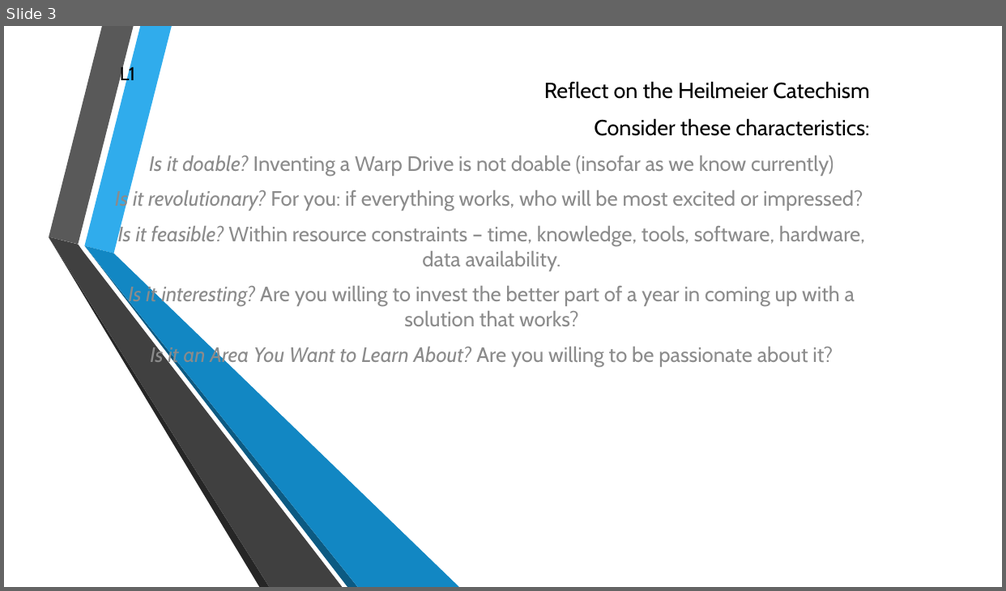
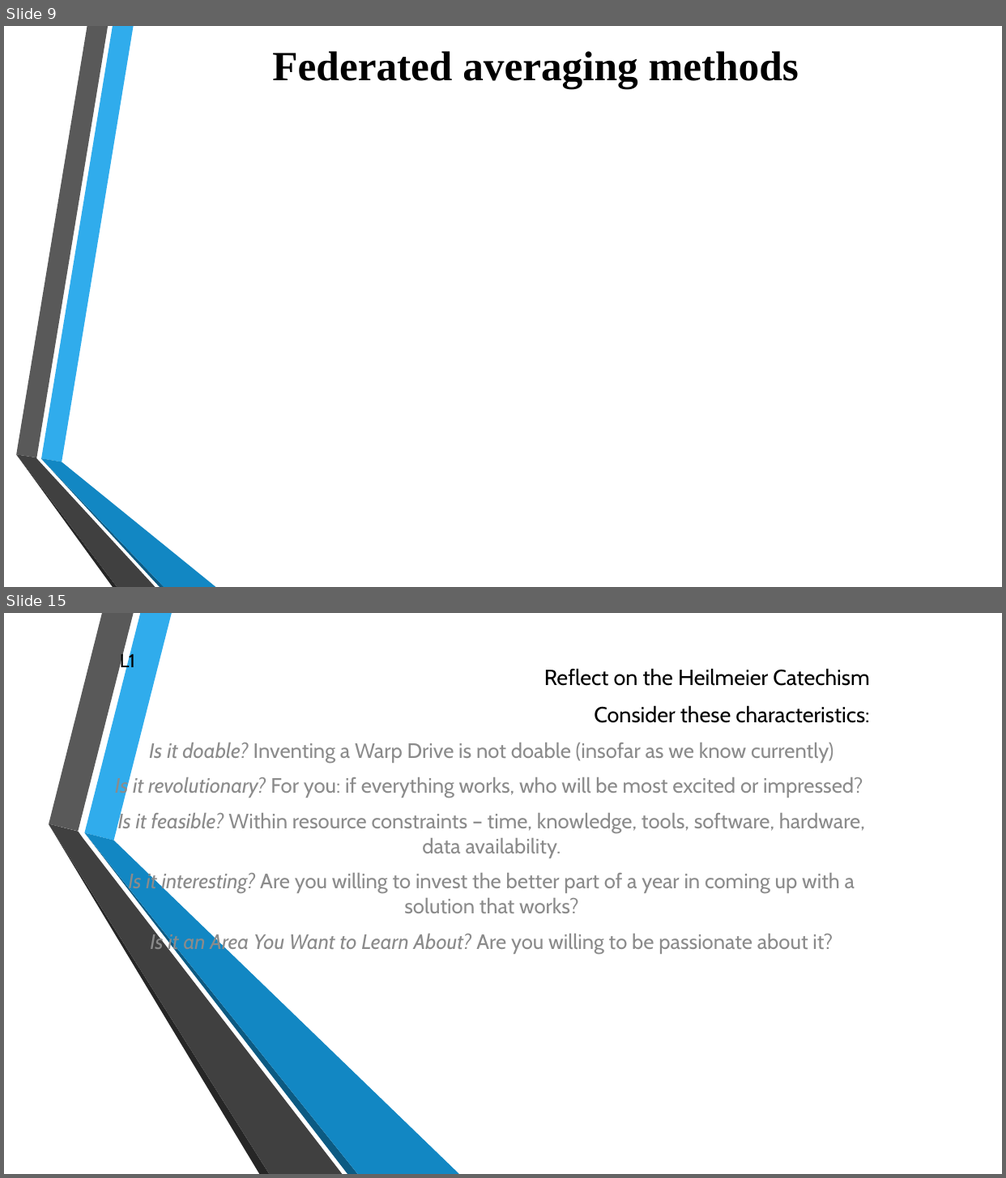
Before and after one commit to ADA-GWU/guidedresearchproject-aliasgerovs, a slide deck: presentations/Final_Presentation.pptx. Shown one above the other, each under a label of ours: slide 3 before the commit, slides 9 and 15 after it; the slides between them are not shown. The pictures are 1006x591 and 1006x1178 pixels, drawn with LibreOffice and Linux fonts; fonts in the diff are those of the drawing; background and template pictures are left out. Boxes give left, top, right and bottom in pixels: in the first picture for what was removed or moved away, otherwise in the second. Text is boxed around its words. In the diff, an @@ line names an element or a change of style, - is before the commit and + after.

```diff
--- a/presentations/Final_Presentation.pptx
+++ b/presentations/Final_Presentation.pptx
@@ slide 9 added at bbox=[4, 26, 1002, 587], background picture (left out) @@
@@ title added at bbox=[272, 51, 799, 89], 40 pt, text #000000, bold @@
+Federated averaging methods
@@ group added at bbox=[16, 26, 216, 587]: 6 freeform shapes @@
@@ what was slide 3 is now slide 15 @@
```
Also in this commit, not shown: 1 slide changed, 12 other slides added, 2 slides removed.
